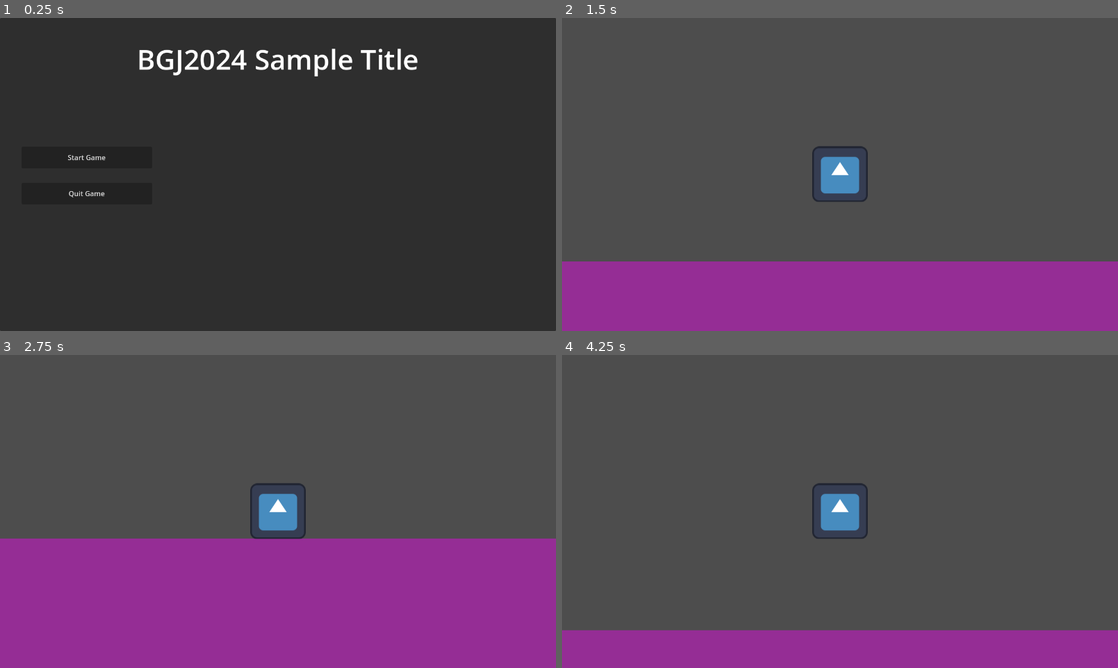
Above: before the commit, frames 1-4 (two rows, left to right).
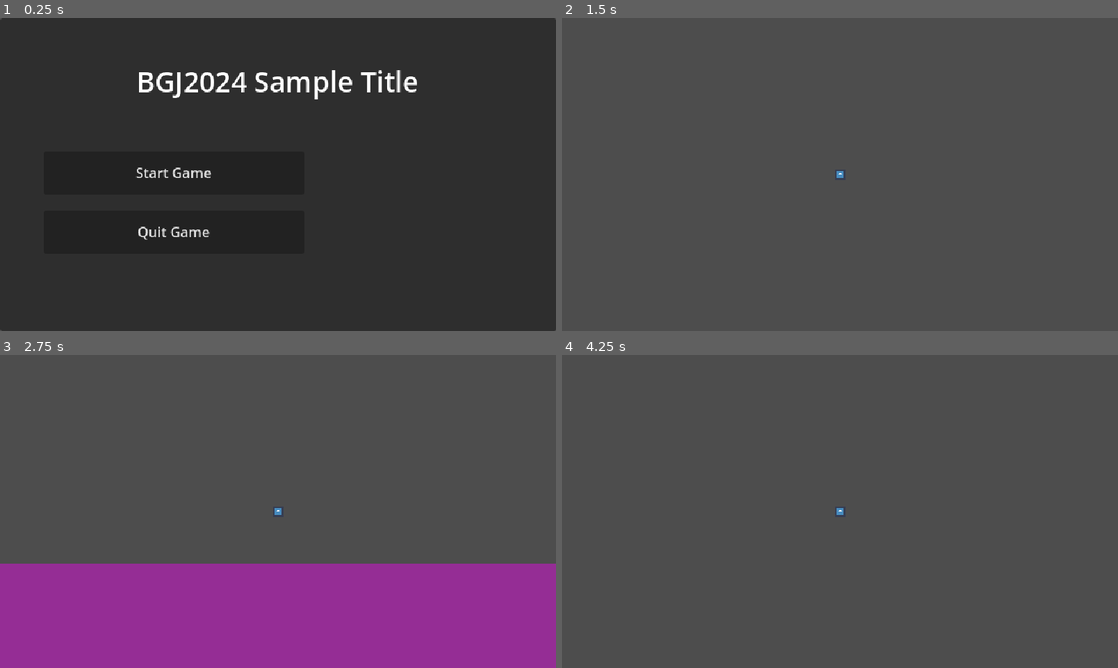
Above: after the commit, the same moments.

Repository: 20TB-ZipBomb/BGJ2024
Game: Godot game, scene res://scenes/main.tscn
Two runs of this game, one before a commit and one after it. Both use one fixed random seed, a clock stepped at 60 frames per second and the inputs below. The engine's default icon, where the game draws it, is replaced by a stand-in: a white triangle on a blue panel in a dark square.
Inputs:
- Up to frame 1 (0.25 s): no input
- Up to frame 2 (1.5 s): click "Start Game" at 0.5 s; tap Enter at 1.25 s; hold D (move_right) from 1.28 s (still down)
- Up to frame 3 (2.75 s): tap Space at 2 s; release D (move_right) at 2.03 s; hold S (move_down) from 2.03 s (still down)
- Up to frame 4 (4.25 s): release S (move_down) at 2.78 s; hold D (move_right) 2.78-3.53 s; tap Enter at 3.5 s; hold W (move_up) from 3.53 s (still down)

The runs differ from the first frame. In frame 1, 3.4% of the frame differs, in the area x 0-100%, y 0-100%; in frame 2, 23%, in the area x 0-100%, y 40-100%; in frame 3, 9.1%; in frame 4, 13%.

Commit message:
Basic animal ai

Diff:
--- a/project.godot
+++ b/project.godot
@@ -21,8 +21,11 @@
 
 [display]
 
-window/size/viewport_width=1280
-window/size/viewport_height=720
+window/size/viewport_width=640
+window/size/viewport_height=360
+window/size/window_width_override=1280
+window/size/window_height_override=720
+window/stretch/mode="viewport"
 
 [file_customization]
 
@@ -62,5 +65,11 @@
 [layer_names]
 
 2d_physics/layer_1="World"
+2d_navigation/layer_1="Cow"
 2d_physics/layer_2="Player"
+2d_navigation/layer_2="World"
 2d_physics/layer_3="Enemy"
+
+[rendering]
+
+textures/canvas_textures/default_texture_filter=0
--- /dev/null
+++ b/scenes/characters/animal.gd
@@ -0,0 +1,84 @@
+extends CharacterBody2D
+
+@export var wander_radius: float = 500
+@export var max_idle_time: int = 5
+@export var navigation_agent: NavigationAgent2D
+@export var nav_timer: Timer
+
+
+enum STATE {
+	LEASHED,
+	IDLE,
+	WANDER,
+}
+
+var movement_speed: float = 100.0
+var movement_target_position: Vector2
+var state: STATE = STATE.IDLE
+
+
+func _ready():
+	# These values need to be adjusted for the actor's speed
+	# and the navigation layout.
+	navigation_agent.path_desired_distance = 4.0
+	navigation_agent.target_desired_distance = 4.0
+
+	# Make sure to not await during _ready.
+	call_deferred("actor_setup")
+
+func actor_setup():
+	# Wait for the first physics frame so the NavigationServer can sync.
+	await get_tree().physics_frame
+	nav_timer.start()
+
+func set_movement_target(movement_target: Vector2):
+	navigation_agent.target_position = movement_target
+
+func _physics_process(_delta):
+	if navigation_agent.is_navigation_finished():
+		return
+
+	var current_agent_position: Vector2 = global_position
+	var next_path_position: Vector2 = navigation_agent.get_next_path_position()
+
+	velocity = current_agent_position.direction_to(next_path_position) * movement_speed
+	move_and_slide()
+
+
+func wander() -> void:
+	if state == STATE.LEASHED:
+		nav_timer.start()
+		return
+
+	state = STATE.WANDER
+	print("wander")
+	nav_timer.wait_time = 1.0
+	var rand_x: float = randf_range(-wander_radius, wander_radius)
+	var rand_y: float = randf_range(-wander_radius, wander_radius)
+	var random_pos: Vector2 = Vector2(global_position.x + rand_x, global_position.y + rand_y)
+	set_movement_target(random_pos)
+	nav_timer.start()
+
+
+func idle() -> void:
+	if state == STATE.LEASHED:
+		nav_timer.start()
+		return
+
+	state = STATE.IDLE
+	nav_timer.wait_time = randi_range(1, max_idle_time)
+	nav_timer.start()
+
+
+func _on_nav_timer_timeout() -> void:
+	if state == STATE.LEASHED:
+		nav_timer.start()
+		return
+
+	var next_state: STATE = randi_range(1, STATE.size()) as STATE
+
+	match next_state:
+		STATE.IDLE:
+			idle()
+		STATE.WANDER:
+			wander()
--- /dev/null
+++ b/scenes/characters/animal.tscn
@@ -0,0 +1,26 @@
+[gd_scene load_steps=4 format=3 uid="uid://be18qb18qxiqu"]
+
+[ext_resource type="Texture2D" uid="uid://dmvupanvyoqqx" path="res://icon.svg" id="1_mhpmp"]
+[ext_resource type="Script" path="res://scenes/characters/animal.gd" id="1_u620q"]
+
+[sub_resource type="CircleShape2D" id="CircleShape2D_a8b43"]
+radius = 6.08276
+
+[node name="Animal" type="CharacterBody2D" node_paths=PackedStringArray("navigation_agent", "nav_timer")]
+script = ExtResource("1_u620q")
+navigation_agent = NodePath("NavigationAgent2D")
+nav_timer = NodePath("NavTimer")
+
+[node name="Sprite2D" type="Sprite2D" parent="."]
+scale = Vector2(0.1, 0.1)
+texture = ExtResource("1_mhpmp")
+
+[node name="CollisionShape2D" type="CollisionShape2D" parent="."]
+shape = SubResource("CircleShape2D_a8b43")
+
+[node name="NavigationAgent2D" type="NavigationAgent2D" parent="."]
+navigation_layers = 3
+
+[node name="NavTimer" type="Timer" parent="."]
+
+[connection signal="timeout" from="NavTimer" to="." method="_on_nav_timer_timeout"]
--- a/scenes/characters/player.tscn
+++ b/scenes/characters/player.tscn
@@ -4,19 +4,19 @@
 [ext_resource type="Texture2D" uid="uid://dmvupanvyoqqx" path="res://icon.svg" id="1_lgaiw"]
 
 [sub_resource type="RectangleShape2D" id="RectangleShape2D_ewt8a"]
-size = Vector2(129, 128)
+size = Vector2(12, 12)
 
 [node name="Player" type="CharacterBody2D"]
 collision_layer = 2
 motion_mode = 1
 script = ExtResource("1_g4b2t")
-
-[node name="Camera2D" type="Camera2D" parent="."]
-position = Vector2(0, 0.5)
+speed = 200.0
 
 [node name="Sprite2D" type="Sprite2D" parent="."]
+scale = Vector2(0.1, 0.1)
 texture = ExtResource("1_lgaiw")
 
 [node name="CollisionShape2D" type="CollisionShape2D" parent="."]
-position = Vector2(-0.5, 0)
 shape = SubResource("RectangleShape2D_ewt8a")
+
+[node name="Camera2D" type="Camera2D" parent="."]
--- /dev/null
+++ b/scenes/levels/test_nav.tscn
@@ -0,0 +1,70 @@
+[gd_scene load_steps=8 format=3 uid="uid://xpl84s0f3nyw"]
+
+[ext_resource type="PackedScene" uid="uid://jmen0e87ma80" path="res://scenes/characters/player.tscn" id="1_ngob1"]
+[ext_resource type="PackedScene" uid="uid://be18qb18qxiqu" path="res://scenes/characters/animal.tscn" id="2_102cr"]
+
+[sub_resource type="PlaceholderTexture2D" id="PlaceholderTexture2D_rfgko"]
+
+[sub_resource type="RectangleShape2D" id="RectangleShape2D_yqngr"]
+size = Vector2(21.9206, 10)
+
+[sub_resource type="PlaceholderTexture2D" id="PlaceholderTexture2D_kcogh"]
+
+[sub_resource type="RectangleShape2D" id="RectangleShape2D_pyvad"]
+size = Vector2(13.4281, 6.67461)
+
+[sub_resource type="NavigationPolygon" id="NavigationPolygon_3l5w7"]
+vertices = PackedVector2Array(122.227, -27.9297, 98.3125, 78.3594, -63.7578, 77.5078, -66.1484, -33.2734)
+polygons = Array[PackedInt32Array]([PackedInt32Array(0, 1, 2, 3)])
+outlines = Array[PackedVector2Array]([PackedVector2Array(-76.3782, -43.5695, 134.659, -37.5849, 106.31, 88.4072, -73.543, 87.4624)])
+
+[node name="NavTest" type="Node2D"]
+
+[node name="Obstacle" type="StaticBody2D" parent="."]
+position = Vector2(0, -39.3806)
+
+[node name="Sprite2D" type="Sprite2D" parent="Obstacle"]
+scale = Vector2(21.9726, 10.8556)
+texture = SubResource("PlaceholderTexture2D_rfgko")
+
+[node name="CollisionShape2D" type="CollisionShape2D" parent="Obstacle"]
+shape = SubResource("RectangleShape2D_yqngr")
+
+[node name="NavigationObstacle2D" type="NavigationObstacle2D" parent="Obstacle"]
+affect_navigation_mesh = true
+
+[node name="Obstacle2" type="StaticBody2D" parent="."]
+position = Vector2(4.06586, 10.2088)
+
+[node name="Sprite2D" type="Sprite2D" parent="Obstacle2"]
+scale = Vector2(13.4341, 6.7088)
+texture = SubResource("PlaceholderTexture2D_kcogh")
+
+[node name="CollisionShape2D" type="CollisionShape2D" parent="Obstacle2"]
+position = Vector2(0.0190921, 0.00697327)
+shape = SubResource("RectangleShape2D_pyvad")
+
+[node name="NavigationRegion2D" type="NavigationRegion2D" parent="."]
+visible = false
+position = Vector2(-17.1634, -29.014)
+navigation_polygon = SubResource("NavigationPolygon_3l5w7")
+navigation_layers = 3
+
+[node name="Player" parent="." instance=ExtResource("1_ngob1")]
+position = Vector2(26.0721, -8.7776)
+
+[node name="Animal" parent="." instance=ExtResource("2_102cr")]
+position = Vector2(-21.4556, -11.0296)
+max_idle_time = 5
+
+[node name="Animal2" parent="." instance=ExtResource("2_102cr")]
+position = Vector2(-21.4556, 13.7471)
+max_idle_time = 5
+
+[node name="Animal3" parent="." instance=ExtResource("2_102cr")]
+position = Vector2(-63.9299, -11.0296)
+max_idle_time = 5
+
+[node name="Animal4" parent="." instance=ExtResource("2_102cr")]
+position = Vector2(-21.4556, -46.6609)
+max_idle_time = 5
--- a/scenes/ui/main_menu.tscn
+++ b/scenes/ui/main_menu.tscn
@@ -8,7 +8,7 @@
 
 [sub_resource type="LabelSettings" id="LabelSettings_y8mke"]
 font = SubResource("SystemFont_em61w")
-font_size = 64
+font_size = 32
 
 [node name="MainMenu" type="Control"]
 layout_mode = 3
@@ -53,7 +53,7 @@
 size_flags_horizontal = 0
 
 [node name="SpacerTop" type="Control" parent="PanelContainer/MarginContainer/VBoxContainer/HBoxContainer/Buttons"]
-custom_minimum_size = Vector2(0, 150)
+custom_minimum_size = Vector2(0, 50)
 layout_mode = 2
 
 [node name="StartGame" type="Button" parent="PanelContainer/MarginContainer/VBoxContainer/HBoxContainer/Buttons"]
@@ -62,7 +62,7 @@
 text = "Start Game"
 
 [node name="SpacerMid" type="Control" parent="PanelContainer/MarginContainer/VBoxContainer/HBoxContainer/Buttons"]
-custom_minimum_size = Vector2(0, 25)
+custom_minimum_size = Vector2(0, 10)
 layout_mode = 2
 
 [node name="QuitGame" type="Button" parent="PanelContainer/MarginContainer/VBoxContainer/HBoxContainer/Buttons"]
@@ -71,7 +71,6 @@
 text = "Quit Game"
 
 [node name="SpacerBot" type="Control" parent="PanelContainer/MarginContainer/VBoxContainer/HBoxContainer/Buttons"]
-custom_minimum_size = Vector2(0, 150)
 layout_mode = 2
 
 [node name="TextureRect" type="TextureRect" parent="PanelContainer/MarginContainer/VBoxContainer/HBoxContainer"]
